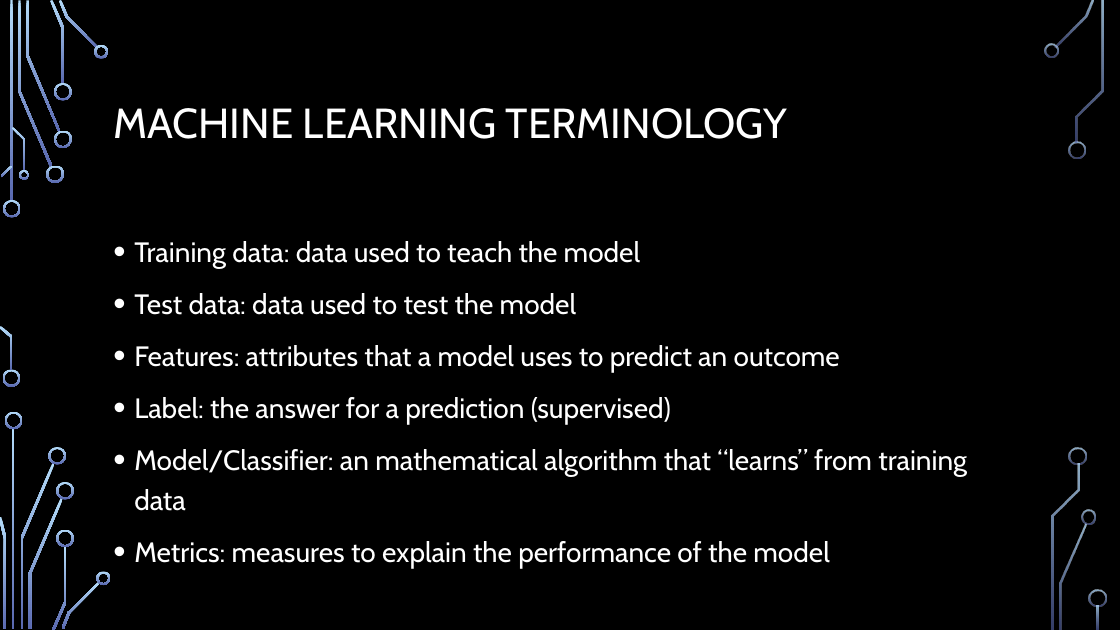
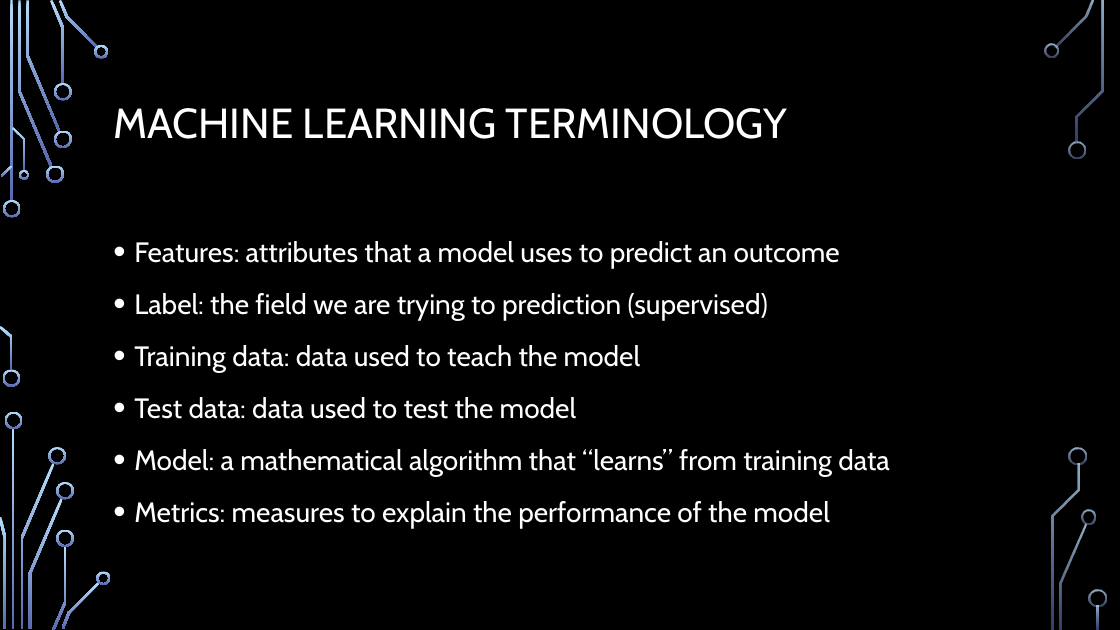
Before and after one commit to georgeaschiopu/MachineLearningMadeEasy, a slide deck: slide 7 of Machine Learning for Beginners.pptx (slide 5 before the commit). Drawn at 1120x630 pixels with LibreOffice and Linux fonts; fonts in the diff are those of the drawing; background and template pictures are left out. Boxes give left, top, right and bottom in pixels: in the first picture for what was removed or moved away, otherwise in the second. Text is boxed around its words. In the diff, an @@ line names an element or a change of style, - is before the commit and + after.

```diff
--- a/Machine Learning for Beginners.pptx
+++ b/Machine Learning for Beginners.pptx
@@ text at (134,241,840,320): paragraphs added @@
+• Features: attributes that a model uses to predict an outcome
+• Label: the field we are trying to prediction (supervised)
@@ text at (134,449,890,476): text changed @@
-• Features: attributes that a model uses to predict an outcome
-• Label: the answer for a prediction (supervised)
-• Model/Classifier: an mathematical algorithm that “learns” from training data
+• Model: a mathematical algorithm that “learns” from training data
```
Also in this commit, not shown: 4 other slides changed, 3 slides added, 2 other files.
